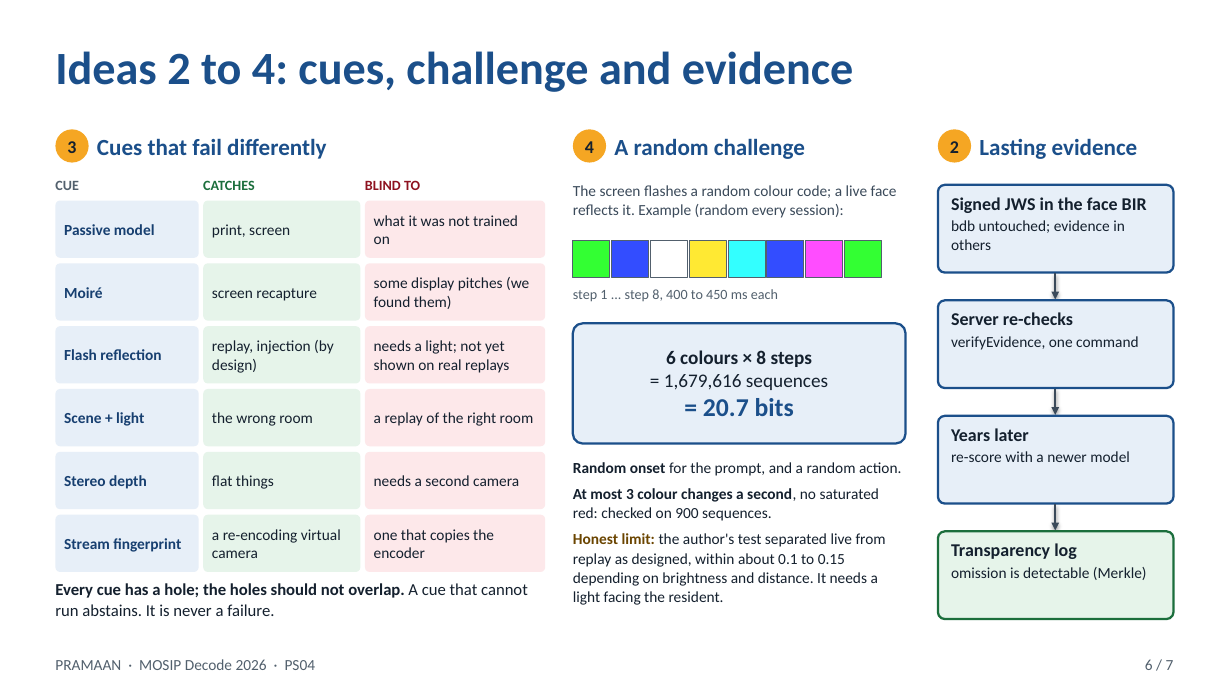
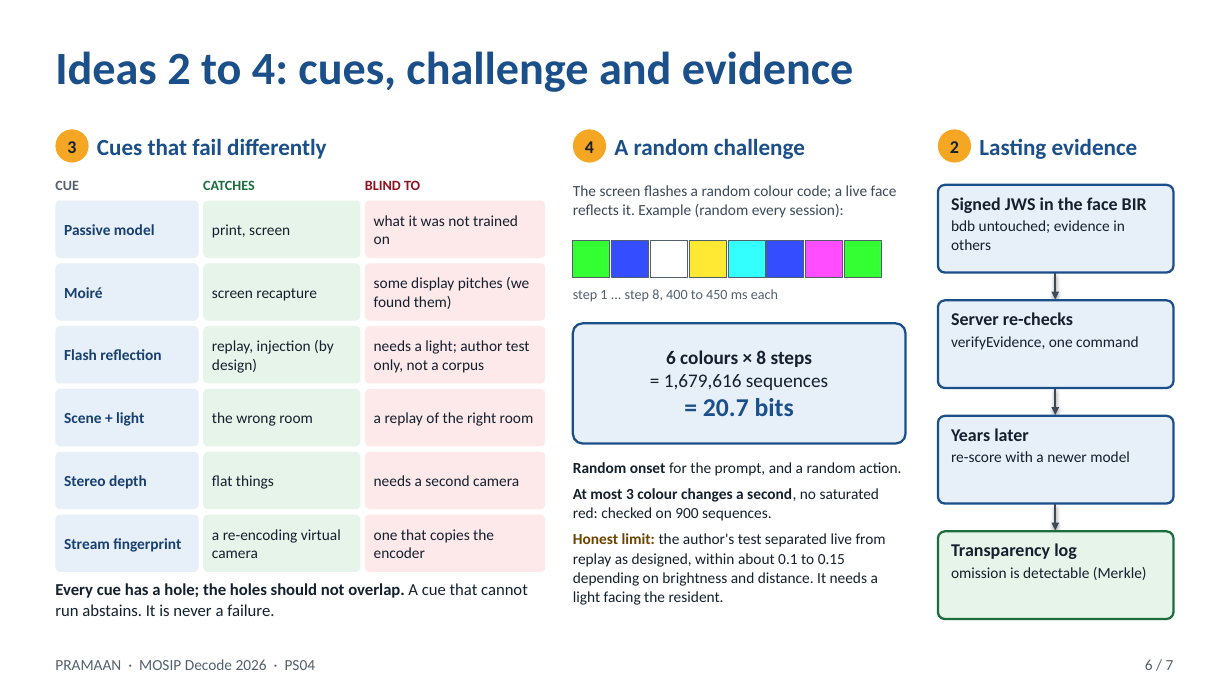
Before and after one commit to GargBhavya-tech/pramaan, a slide deck: slide 6 of docs/submission/PRAMAAN-pitch-7slides.pptx. Drawn at 1232x693 pixels with LibreOffice and Linux fonts; fonts in the diff are those of the drawing. Boxes give left, top, right and bottom in pixels: in the first picture for what was removed or moved away, otherwise in the second. Text is boxed around its words. In the diff, an @@ line names an element or a change of style, - is before the commit and + after.

```diff
--- a/docs/submission/PRAMAAN-pitch-7slides.pptx
+++ b/docs/submission/PRAMAAN-pitch-7slides.pptx
@@ text in rounded rectangle at [374,340,530,373]: text changed @@
-needs a light; not yet shown on real replays
+needs a light; author test only, not a corpus
```
Also in this commit, not shown: 2 other slides changed, 7 other files.
